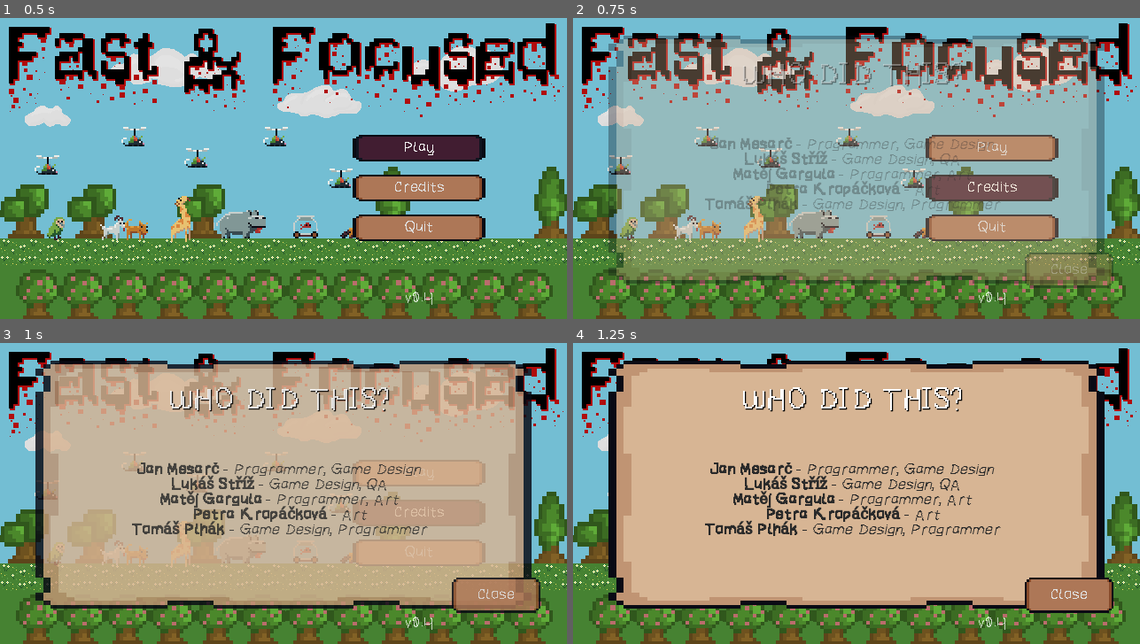
Above: before the commit, frames 1-4 (two rows, left to right).
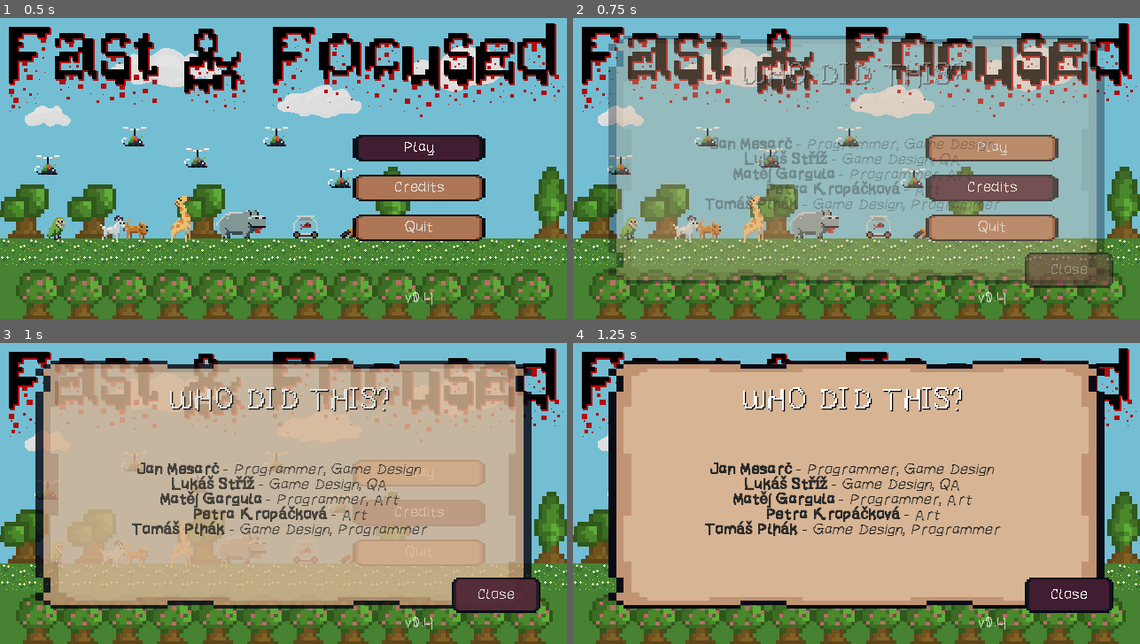
Above: after the commit, the same moments.

Repository: jame581/FastAndFocused
Game: Godot game, scene res://maps/main_menu.tscn
Same seed, same stepped clock (60 frames per second), same inputs: the game is played once before the commit and once after it.
Inputs:
- Up to frame 1 (0.5 s): no input
- Up to frame 2 (0.75 s): click "Credits" at 0.5 s
- Up to frame 3 (1 s): no input
- Up to frame 4 (1.25 s): no input

Frame 1 is identical in both runs. In frame 2, 1.4% of the frame differs, in the area x 79-96%, y 77-90%; in frame 3, 1.6%, in the area x 79-96%, y 77-89%; in frame 4, 1.5%.

Commit message:
Enhance focus navigation for UI elements and update credits panel behavior

Diff:
--- a/source/maps/main_menu.tscn
+++ b/source/maps/main_menu.tscn
@@ -97,10 +97,11 @@
 horizontal_alignment = 1
 vertical_alignment = 2
 
-[node name="CreditsUI" parent="." instance=ExtResource("4_bneil")]
+[node name="CreditsUI" parent="." node_paths=PackedStringArray("return_focus_on_close") instance=ExtResource("4_bneil")]
 layout_mode = 0
 anchors_preset = 0
 anchor_right = 0.0
 anchor_bottom = 0.0
 grow_horizontal = 1
 grow_vertical = 1
+return_focus_on_close = NodePath("../MarginContainer/VBoxContainer/HBoxContainer/RightVBoxContainer/MainMenuButtons/CreditsButton")
--- a/source/scenes/ui/race_ui.tscn
+++ b/source/scenes/ui/race_ui.tscn
@@ -68,16 +68,27 @@
 [node name="StartRaceButton" type="Button" parent="HBoxContainer/ButtonsContainer"]
 custom_minimum_size = Vector2(100, 0)
 layout_mode = 2
+focus_neighbor_bottom = NodePath("../BetButton")
+focus_next = NodePath("../BetButton")
+focus_previous = NodePath("../ShoutButton")
 theme = ExtResource("2_c0jjy")
 text = "Start Race"
 
 [node name="BetButton" type="Button" parent="HBoxContainer/ButtonsContainer"]
 layout_mode = 2
+focus_neighbor_top = NodePath("../StartRaceButton")
+focus_neighbor_bottom = NodePath("../ShoutButton")
+focus_next = NodePath("../ShoutButton")
+focus_previous = NodePath("../StartRaceButton")
 theme = ExtResource("2_c0jjy")
 text = "Place Bet"
 
 [node name="ShoutButton" type="Button" parent="HBoxContainer/ButtonsContainer"]
 layout_mode = 2
+focus_neighbor_top = NodePath("../BetButton")
+focus_neighbor_right = NodePath("../../CameraSwitchContainer/HBoxContainer/Animal1Button")
+focus_next = NodePath("../../CameraSwitchContainer/HBoxContainer/Animal1Button")
+focus_previous = NodePath("../BetButton")
 theme = ExtResource("2_c0jjy")
 text = "Shout!"
 
@@ -96,6 +107,10 @@
 
 [node name="Animal1Button" type="Button" parent="HBoxContainer/CameraSwitchContainer/HBoxContainer"]
 layout_mode = 2
+focus_neighbor_left = NodePath("../../../ButtonsContainer/ShoutButton")
+focus_neighbor_right = NodePath("../Animal2Button")
+focus_next = NodePath("../Animal2Button")
+focus_previous = NodePath("../../../ButtonsContainer/ShoutButton")
 theme = ExtResource("2_c0jjy")
 shortcut = SubResource("Shortcut_c0jjy")
 icon = ExtResource("3_x2gyh")
@@ -103,6 +118,10 @@
 
 [node name="Animal2Button" type="Button" parent="HBoxContainer/CameraSwitchContainer/HBoxContainer"]
 layout_mode = 2
+focus_neighbor_left = NodePath("../Animal1Button")
+focus_neighbor_right = NodePath("../Animal3Button")
+focus_next = NodePath("../Animal3Button")
+focus_previous = NodePath("../Animal1Button")
 theme = ExtResource("2_c0jjy")
 shortcut = SubResource("Shortcut_n3tj2")
 icon = ExtResource("4_f2huv")
@@ -110,6 +129,10 @@
 
 [node name="Animal3Button" type="Button" parent="HBoxContainer/CameraSwitchContainer/HBoxContainer"]
 layout_mode = 2
+focus_neighbor_left = NodePath("../Animal2Button")
+focus_neighbor_right = NodePath("../Animal4Button")
+focus_next = NodePath("../Animal4Button")
+focus_previous = NodePath("../Animal2Button")
 theme = ExtResource("2_c0jjy")
 shortcut = SubResource("Shortcut_75s7m")
 icon = ExtResource("5_0oqbo")
@@ -117,6 +140,10 @@
 
 [node name="Animal4Button" type="Button" parent="HBoxContainer/CameraSwitchContainer/HBoxContainer"]
 layout_mode = 2
+focus_neighbor_left = NodePath("../Animal3Button")
+focus_neighbor_right = NodePath("../../../ButtonsContainer/StartRaceButton")
+focus_next = NodePath("../../../ButtonsContainer/StartRaceButton")
+focus_previous = NodePath("../Animal3Button")
 theme = ExtResource("2_c0jjy")
 shortcut = SubResource("Shortcut_x2gyh")
 icon = ExtResource("6_ctci6")
--- a/source/scripts/ui/credits_ui.gd
+++ b/source/scripts/ui/credits_ui.gd
@@ -1,5 +1,8 @@
 extends MarginContainer
 
+@export var return_focus_on_close: Button
+
+@onready var close_button: Button = $BettingPanel/MarginContainer/root/Panel/MarginContainer3/MarginContainer3/Panel/CloseButton
 @onready var animation_player: AnimationPlayer = $AnimationPlayer
 
 var closing_ui: bool = false
@@ -14,11 +17,16 @@
 	visible = true
 	animation_player.play("fade_in")
 	closing_ui = false
+	close_button.grab_focus()
 
 
 func hide_panel() -> void:
 	closing_ui = true
 	animation_player.play_backwards("fade_in")
+
+	if return_focus_on_close:
+		# If a button is specified, focus it when the panel closes
+		return_focus_on_close.grab_focus()
 
 
 func _on_animation_finished(_anim_name: String) -> void:
Not shown: 1 places in source/maps/race_level.tscn that only renumber resources
